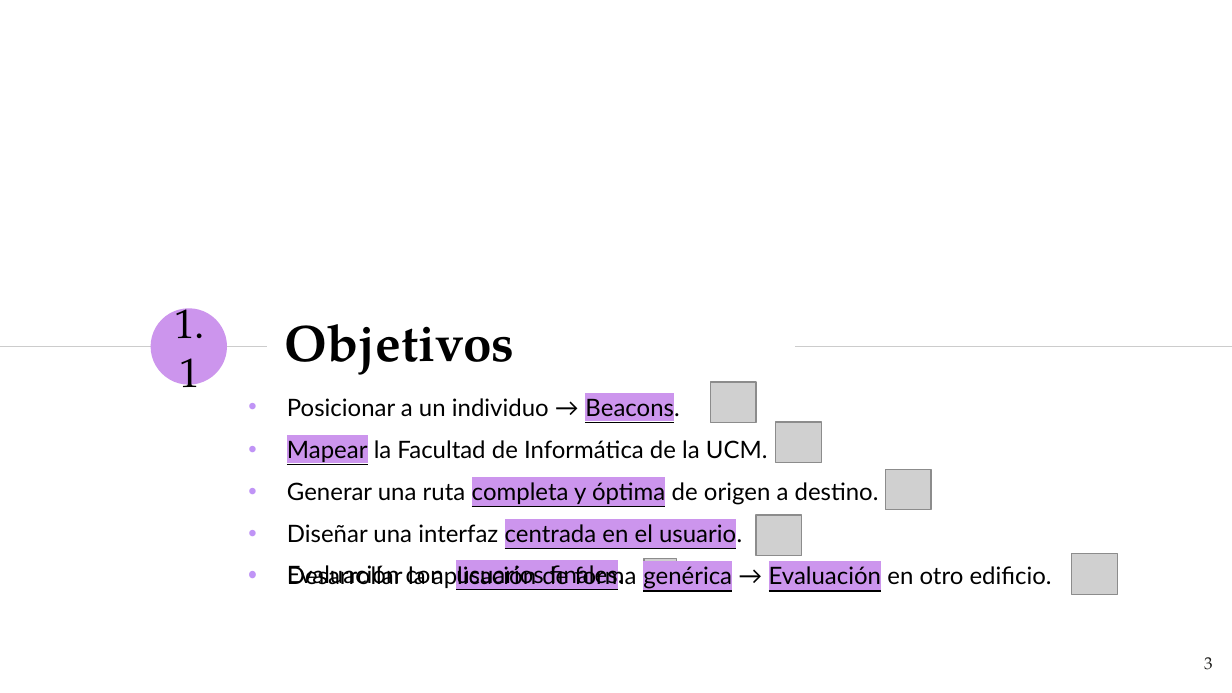
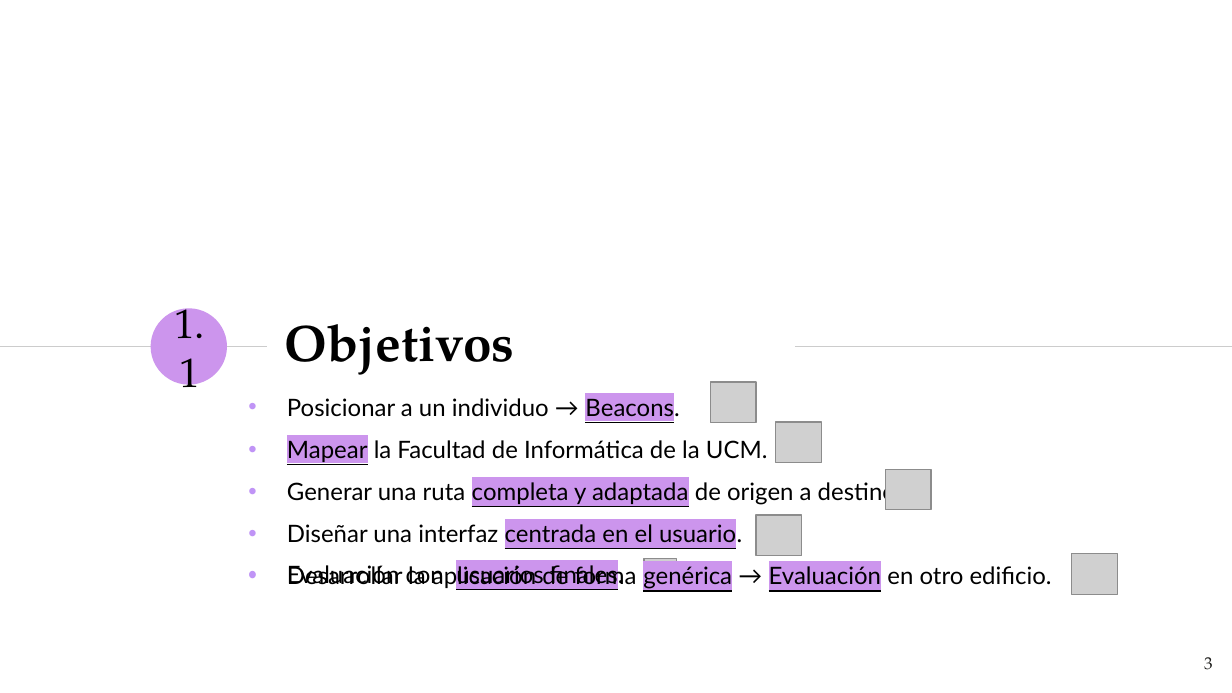
Before and after one commit to NILGroup/TFG-1920-DiscapacidadVisual, a slide deck: slide 3 of Defensa/presentaciónFinal.pptx. Drawn at 1232x693 pixels with LibreOffice and Linux fonts; fonts in the diff are those of the drawing; grey boxes stand for pictures. Boxes give left, top, right and bottom in pixels: in the first picture for what was removed or moved away, otherwise in the second. Text is boxed around its words. In the diff, an @@ line names an element or a change of style, - is before the commit and + after.

```diff
--- a/Defensa/presentaciónFinal.pptx
+++ b/Defensa/presentaciónFinal.pptx
@@ text at bbox=[287, 479, 902, 506]: text changed @@
-• Generar una ruta completa y óptima de origen a destino.
+• Generar una ruta completa y adaptada de origen a destino.
```
Also in this commit, not shown: 1 other slide changed, 3 other files.
